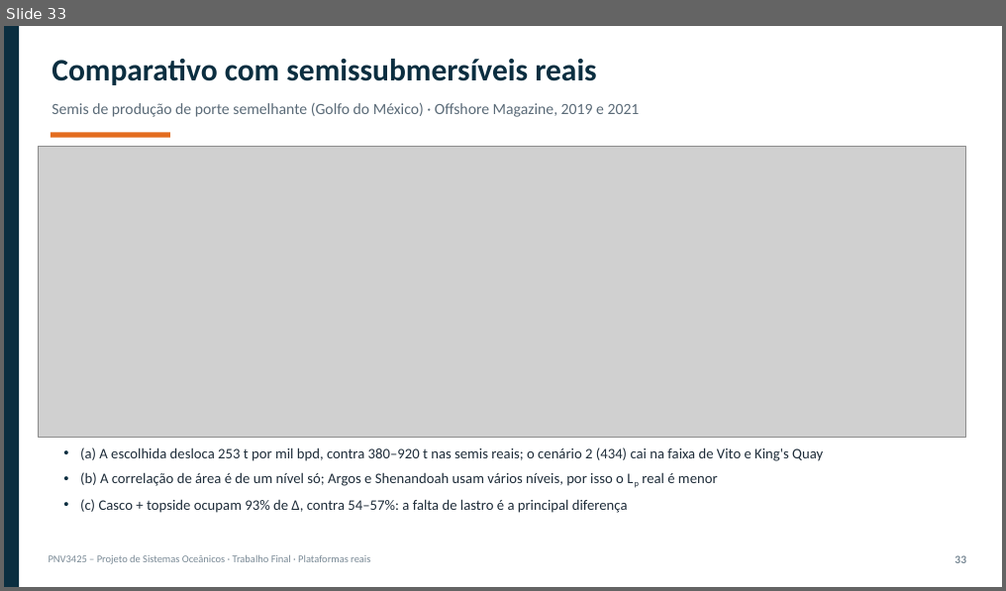
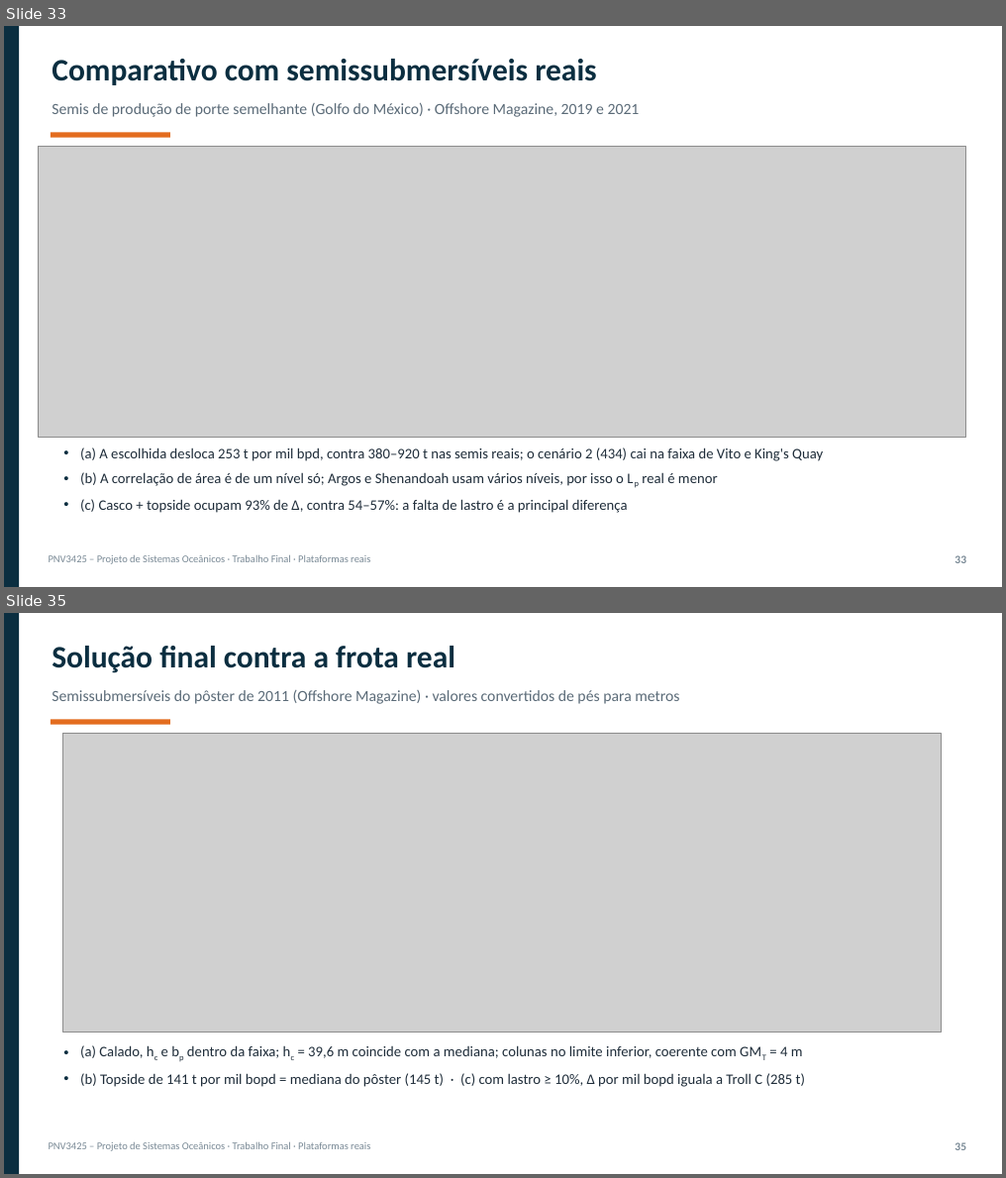
Before and after one commit to gustavogsilvaa/PNV3425-Projeto-de-Sistemas-Oceanicos, a slide deck: apresentacao/PNV3425_G02_apresentacao_completa.pptx. Shown one above the other, each under a label of ours: slide 33 before the commit, slides 33 and 35 after it; the slides between them are not shown. The pictures are 1006x591 and 1006x1178 pixels, drawn with LibreOffice and Linux fonts; fonts in the diff are those of the drawing; grey boxes stand for pictures. Boxes give left, top, right and bottom in pixels: in the first picture for what was removed or moved away, otherwise in the second. Text is boxed around its words. In the diff, an @@ line names an element or a change of style, - is before the commit and + after.

Commit message:
Comparativo com o pôster de semis de 2011 (referência [6])
- modelo aplicado a 3 semis reais de 2 pontoons: deslocamento com erro de até 10%
- solução final contra a frota: dimensões, topside e deslocamento por mil bopd
- seção 9.3 do relatório, hd fundamentado e slides nas duas apresentações

```diff
--- a/apresentacao/PNV3425_G02_apresentacao_completa.pptx
+++ b/apresentacao/PNV3425_G02_apresentacao_completa.pptx
@@ slide 35 added at bbox=[4, 613, 1002, 1174], background #FFFFFF @@
@@ rectangle added at bbox=[4, 613, 19, 1174], fill #0B2E40 @@
@@ text added at bbox=[52, 646, 455, 673], 30 pt, text #0B2E40, bold @@
+Solução final contra a frota real
@@ text added at bbox=[52, 690, 679, 704], 15 pt, text #5B6B78 @@
+Semissubmersíveis do pôster de 2011 (Offshore Magazine) · valores convertidos de pés para metros
@@ rectangle added at bbox=[51, 719, 170, 725], fill #E36C1E @@
@@ picture added at bbox=[63, 733, 942, 1032] @@
@@ text added at bbox=[80, 1046, 805, 1087], 14 pt, text #1F2D3A @@
+• (a) Calado, hc e bp dentro da faixa; hc = 39,6 m coincide com a mediana; colunas no limite inferior, coerente com GMT = 4 m
+• (b) Topside de 141 t por mil bopd = mediana do pôster (145 t) · (c) com lastro ≥ 10%, Δ por mil bopd iguala a Troll C (285 t)
@@ text added at bbox=[49, 1143, 370, 1152], 10 pt, text #7A8A96 @@
+PNV3425 – Projeto de Sistemas Oceânicos · Trabalho Final · Plataformas reais
@@ text added at bbox=[954, 1143, 966, 1151], 11 pt, text #7A8A96, bold @@
+35
```
Also in this commit, not shown: 4 slides changed, 1 other slide added, 13 other files.
